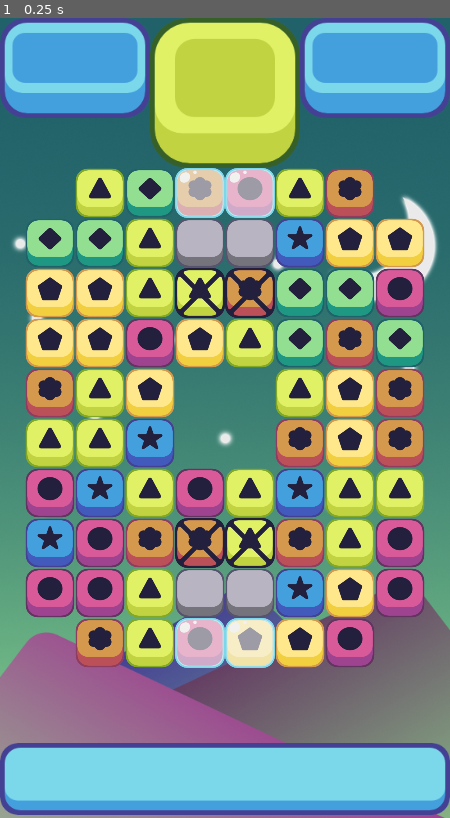
Above: before the commit, frame 1.
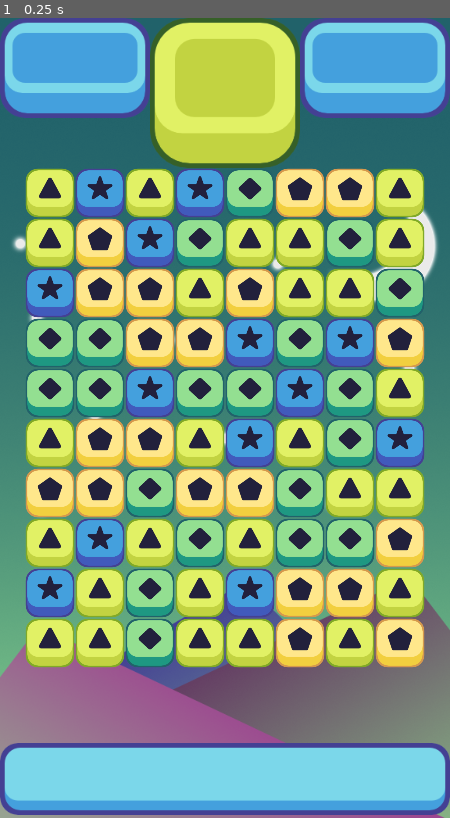
Above: after the commit, the same moment.

Repository: rodolfoafl/GODOT_Match3Game
Game: Godot game, scene res://Scenes/GameWindow.tscn
Two runs of this game, one before a commit and one after it. Both use one fixed random seed, a clock stepped at 60 frames per second and the inputs below.
Inputs:
- Up to frame 1 (0.25 s): no input

The runs differ from the first frame. In frame 1, 40% of the frame differs, in the area x 5-95%, y 18-82%.

Commit message:
29/01
Implemented base code for: Column Bombs, Row Bombs & Adjacent Bombs

Diff:
--- a/Scenes/BluePiece.tscn
+++ b/Scenes/BluePiece.tscn
@@ -1,12 +1,18 @@
-[gd_scene load_steps=3 format=2]
+[gd_scene load_steps=6 format=2]
 
 [ext_resource path="res://Scenes/Piece.tscn" type="PackedScene" id=1]
-[ext_resource path="res://Art/Pieces/Blue Piece.png" type="Texture" id=2]
+[ext_resource path="res://Art/Pieces/Blue Row.png" type="Texture" id=2]
+[ext_resource path="res://Art/Pieces/Blue Column.png" type="Texture" id=3]
+[ext_resource path="res://Art/Pieces/Blue Adjacent.png" type="Texture" id=4]
+[ext_resource path="res://Art/Pieces/Blue Piece.png" type="Texture" id=5]
 
-[node name="BluePiece" index="0" instance=ExtResource( 1 )]
+[node name="BluePiece" instance=ExtResource( 1 )]
 
 color = "Blue"
+row_bomb_texture = ExtResource( 2 )
+column_bomb_texture = ExtResource( 3 )
+adjacent_bomb_texture = ExtResource( 4 )
 
 [node name="Sprite" parent="." index="0"]
 
-texture = ExtResource( 2 )
+texture = ExtResource( 5 )
--- a/Scenes/GameWindow.tscn
+++ b/Scenes/GameWindow.tscn
@@ -7,6 +7,7 @@
 [ext_resource path="res://Scripts/IceHolder.gd" type="Script" id=5]
 [ext_resource path="res://Scripts/LockHolder.gd" type="Script" id=6]
 [ext_resource path="res://Scripts/ConcreteHolder.gd" type="Script" id=7]
+[ext_resource path="res://Scripts/SlimeHolder.gd" type="Script" id=8]
 
 [node name="GameWindow" type="Node2D" index="0"]
 
@@ -72,10 +73,11 @@
 y_start = 800
 offset = 64
 y_offset = 2
-empty_spaces = PoolVector2Array( 0, 0, 7, 0, 0, 9, 7, 9, 3, 4, 4, 4, 3, 5, 4, 5 )
-ice_spaces = PoolVector2Array( 3, 0, 4, 0, 3, 9, 4, 9 )
-lock_spaces = PoolVector2Array( 3, 2, 4, 2, 3, 7, 4, 7 )
-concrete_spaces = PoolVector2Array( 3, 1, 4, 1, 3, 8, 4, 8 )
+empty_spaces = PoolVector2Array(  )
+ice_spaces = PoolVector2Array(  )
+lock_spaces = PoolVector2Array(  )
+concrete_spaces = PoolVector2Array(  )
+slime_spaces = PoolVector2Array(  )
 
 [node name="IceHolder" type="Node2D" parent="." index="4"]
 
@@ -89,21 +91,25 @@
 
 script = ExtResource( 7 )
 
-[node name="DestroyTimer" type="Timer" parent="." index="7"]
+[node name="SlimeHolder" type="Node2D" parent="." index="7"]
+
+script = ExtResource( 8 )
+
+[node name="DestroyTimer" type="Timer" parent="." index="8"]
 
 process_mode = 1
 wait_time = 0.4
 one_shot = true
 autostart = false
 
-[node name="CollapseTimer" type="Timer" parent="." index="8"]
+[node name="CollapseTimer" type="Timer" parent="." index="9"]
 
 process_mode = 1
 wait_time = 0.4
 one_shot = true
 autostart = false
 
-[node name="RefillTimer" type="Timer" parent="." index="9"]
+[node name="RefillTimer" type="Timer" parent="." index="10"]
 
 process_mode = 1
 wait_time = 0.4
@@ -116,15 +122,21 @@
 
 [connection signal="create_lock" from="Grid" to="LockHolder" method="_on_Grid_create_lock"]
 
+[connection signal="create_slime" from="Grid" to="SlimeHolder" method="_on_Grid_create_slime"]
+
 [connection signal="damage_concrete" from="Grid" to="ConcreteHolder" method="_on_Grid_damage_concrete"]
 
 [connection signal="damage_ice" from="Grid" to="IceHolder" method="_on_Grid_damage_ice"]
 
 [connection signal="damage_lock" from="Grid" to="LockHolder" method="_on_Grid_damage_lock"]
 
+[connection signal="damage_slime" from="Grid" to="SlimeHolder" method="_on_Grid_damage_slime"]
+
 [connection signal="remove_lock" from="LockHolder" to="Grid" method="_on_LockHolder_remove_lock"]
 
 [connection signal="remove_concrete" from="ConcreteHolder" to="Grid" method="_on_ConcreteHolder_remove_concrete"]
+
+[connection signal="remove_slime" from="SlimeHolder" to="Grid" method="_on_SlimeHolder_remove_slime"]
 
 [connection signal="timeout" from="DestroyTimer" to="Grid" method="_on_DestroyTimer_timeout"]
 
--- a/Scenes/GreenPiece.tscn
+++ b/Scenes/GreenPiece.tscn
@@ -1,12 +1,18 @@
-[gd_scene load_steps=3 format=2]
+[gd_scene load_steps=6 format=2]
 
 [ext_resource path="res://Scenes/Piece.tscn" type="PackedScene" id=1]
-[ext_resource path="res://Art/Pieces/Green Piece.png" type="Texture" id=2]
+[ext_resource path="res://Art/Pieces/Green Row.png" type="Texture" id=2]
+[ext_resource path="res://Art/Pieces/Green Column.png" type="Texture" id=3]
+[ext_resource path="res://Art/Pieces/Green Adjacent.png" type="Texture" id=4]
+[ext_resource path="res://Art/Pieces/Green Piece.png" type="Texture" id=5]
 
-[node name="GreenPiece" index="0" instance=ExtResource( 1 )]
+[node name="GreenPiece" instance=ExtResource( 1 )]
 
 color = "Green"
+row_bomb_texture = ExtResource( 2 )
+column_bomb_texture = ExtResource( 3 )
+adjacent_bomb_texture = ExtResource( 4 )
 
 [node name="Sprite" parent="." index="0"]
 
-texture = ExtResource( 2 )
+texture = ExtResource( 5 )
--- a/Scenes/LightGreenPiece.tscn
+++ b/Scenes/LightGreenPiece.tscn
@@ -1,12 +1,18 @@
-[gd_scene load_steps=3 format=2]
+[gd_scene load_steps=6 format=2]
 
 [ext_resource path="res://Scenes/Piece.tscn" type="PackedScene" id=1]
-[ext_resource path="res://Art/Pieces/Light Green Piece.png" type="Texture" id=2]
+[ext_resource path="res://Art/Pieces/Light Green Row.png" type="Texture" id=2]
+[ext_resource path="res://Art/Pieces/Light Green Column.png" type="Texture" id=3]
+[ext_resource path="res://Art/Pieces/Light Green Adjacent.png" type="Texture" id=4]
+[ext_resource path="res://Art/Pieces/Light Green Piece.png" type="Texture" id=5]
 
-[node name="LightGreenPiece" index="0" instance=ExtResource( 1 )]
+[node name="LightGreenPiece" instance=ExtResource( 1 )]
 
 color = "LightGreen"
+row_bomb_texture = ExtResource( 2 )
+column_bomb_texture = ExtResource( 3 )
+adjacent_bomb_texture = ExtResource( 4 )
 
 [node name="Sprite" parent="." index="0"]
 
-texture = ExtResource( 2 )
+texture = ExtResource( 5 )
--- a/Scenes/OrangePiece.tscn
+++ b/Scenes/OrangePiece.tscn
@@ -1,12 +1,18 @@
-[gd_scene load_steps=3 format=2]
+[gd_scene load_steps=6 format=2]
 
 [ext_resource path="res://Scenes/Piece.tscn" type="PackedScene" id=1]
-[ext_resource path="res://Art/Pieces/Orange Piece.png" type="Texture" id=2]
+[ext_resource path="res://Art/Pieces/Orange Row.png" type="Texture" id=2]
+[ext_resource path="res://Art/Pieces/Orange Column.png" type="Texture" id=3]
+[ext_resource path="res://Art/Pieces/Orange Adjacent.png" type="Texture" id=4]
+[ext_resource path="res://Art/Pieces/Orange Piece.png" type="Texture" id=5]
 
-[node name="OrangePiece" index="0" instance=ExtResource( 1 )]
+[node name="OrangePiece" instance=ExtResource( 1 )]
 
 color = "Orange"
+row_bomb_texture = ExtResource( 2 )
+column_bomb_texture = ExtResource( 3 )
+adjacent_bomb_texture = ExtResource( 4 )
 
 [node name="Sprite" parent="." index="0"]
 
-texture = ExtResource( 2 )
+texture = ExtResource( 5 )
--- a/Scenes/Piece.tscn
+++ b/Scenes/Piece.tscn
@@ -6,6 +6,9 @@
 
 script = ExtResource( 1 )
 color = null
+row_bomb_texture = null
+column_bomb_texture = null
+adjacent_bomb_texture = null
 tween_speed = 0.25
 
 [node name="Sprite" type="Sprite" parent="." index="0"]
--- a/Scenes/PinkPiece.tscn
+++ b/Scenes/PinkPiece.tscn
@@ -1,12 +1,18 @@
-[gd_scene load_steps=3 format=2]
+[gd_scene load_steps=6 format=2]
 
 [ext_resource path="res://Scenes/Piece.tscn" type="PackedScene" id=1]
-[ext_resource path="res://Art/Pieces/Pink Piece.png" type="Texture" id=2]
+[ext_resource path="res://Art/Pieces/Pink Row.png" type="Texture" id=2]
+[ext_resource path="res://Art/Pieces/Pink Column.png" type="Texture" id=3]
+[ext_resource path="res://Art/Pieces/Pink Adjacent.png" type="Texture" id=4]
+[ext_resource path="res://Art/Pieces/Pink Piece.png" type="Texture" id=5]
 
-[node name="PinkPiece" index="0" instance=ExtResource( 1 )]
+[node name="PinkPiece" instance=ExtResource( 1 )]
 
 color = "Pink"
+row_bomb_texture = ExtResource( 2 )
+column_bomb_texture = ExtResource( 3 )
+adjacent_bomb_texture = ExtResource( 4 )
 
 [node name="Sprite" parent="." index="0"]
 
-texture = ExtResource( 2 )
+texture = ExtResource( 5 )
--- /dev/null
+++ b/Scenes/SlimeObstacle.tscn
@@ -0,0 +1,10 @@
+[gd_scene load_steps=3 format=2]
+
+[ext_resource path="res://Scenes/IceObstacle.tscn" type="PackedScene" id=1]
+[ext_resource path="res://Art/Obstacles/Slime.png" type="Texture" id=2]
+
+[node name="SlimeObstacle" index="0" instance=ExtResource( 1 )]
+
+[node name="Sprite" parent="." index="0"]
+
+texture = ExtResource( 2 )
--- a/Scenes/YellowPiece.tscn
+++ b/Scenes/YellowPiece.tscn
@@ -1,12 +1,18 @@
-[gd_scene load_steps=3 format=2]
+[gd_scene load_steps=6 format=2]
 
 [ext_resource path="res://Scenes/Piece.tscn" type="PackedScene" id=1]
-[ext_resource path="res://Art/Pieces/Yellow Piece.png" type="Texture" id=2]
+[ext_resource path="res://Art/Pieces/Yellow Row.png" type="Texture" id=2]
+[ext_resource path="res://Art/Pieces/Yellow Column.png" type="Texture" id=3]
+[ext_resource path="res://Art/Pieces/Yellow Adjacent.png" type="Texture" id=4]
+[ext_resource path="res://Art/Pieces/Yellow Piece.png" type="Texture" id=5]
 
 [node name="YellowPiece" index="0" instance=ExtResource( 1 )]
 
 color = "Yellow"
+row_bomb_texture = ExtResource( 2 )
+column_bomb_texture = ExtResource( 3 )
+adjacent_bomb_texture = ExtResource( 4 )
 
 [node name="Sprite" parent="." index="0"]
 
-texture = ExtResource( 2 )
+texture = ExtResource( 5 )
--- a/Scripts/ConcreteHolder.gd
+++ b/Scripts/ConcreteHolder.gd
@@ -29,11 +29,11 @@
 
 
 func _on_Grid_damage_concrete(grid_position):
-	var concrete_obstacle = concrete_pieces[grid_position.x][grid_position.y]
-
-	if(concrete_obstacle != null):
-		concrete_obstacle.take_damage(1)
-		if(concrete_obstacle.health <= 0):
-			concrete_pieces[grid_position.x][grid_position.y].queue_free()
-			concrete_pieces[grid_position.x][grid_position.y] = null
-			emit_signal("remove_concrete", grid_position)
+	if(concrete_pieces.size() != 0):
+		var concrete_obstacle = concrete_pieces[grid_position.x][grid_position.y]
+		if(concrete_obstacle != null):
+			concrete_obstacle.take_damage(1)
+			if(concrete_obstacle.health <= 0):
+				concrete_pieces[grid_position.x][grid_position.y].queue_free()
+				concrete_pieces[grid_position.x][grid_position.y] = null
+				emit_signal("remove_concrete", grid_position)
--- a/Scripts/Grid.gd
+++ b/Scripts/Grid.gd
@@ -1,6 +1,7 @@
 extends Node2D
 
 enum {wait, move}
+enum {column_bomb, row_bomb, adjacent_bomb, color_bomb}
 var state
 
 export (int) var width
@@ -16,6 +17,7 @@
 export (PoolVector2Array) var ice_spaces
 export (PoolVector2Array) var lock_spaces
 export (PoolVector2Array) var concrete_spaces
+export (PoolVector2Array) var slime_spaces
 
 signal damage_ice
 signal create_ice
@@ -23,22 +25,28 @@
 signal create_lock
 signal damage_concrete
 signal create_concrete
+signal damage_slime
+signal create_slime
 
 var possible_pieces = [
 	preload("res://Scenes/BluePiece.tscn"),
 	preload("res://Scenes/GreenPiece.tscn"),
 	preload("res://Scenes/YellowPiece.tscn"),
 	preload("res://Scenes/LightGreenPiece.tscn"),
-	preload("res://Scenes/OrangePiece.tscn"),
-	preload("res://Scenes/PinkPiece.tscn")
+	#preload("res://Scenes/OrangePiece.tscn"),
+	#preload("res://Scenes/PinkPiece.tscn")
 ]
 var all_pieces = []
+var current_matches = []
 
 var piece_one = null
 var piece_two = null
 var last_place = Vector2(0, 0)
 var last_direction = Vector2(0, 0)
 var move_checked = false
+
+var damaged_slime = false
+var first_round = true
 
 var first_touch = Vector2(0, 0)
 var last_touch = Vector2(0, 0)
@@ -52,6 +60,7 @@
 	spawn_ice_obstacles()
 	spawn_lock_obstacles()
 	spawn_concrete_obstacles()
+	spawn_slime_obstacles()
 
 func _process(delta):
 	if(state == move):
@@ -68,6 +77,10 @@
 func spawn_concrete_obstacles():
 	for i in concrete_spaces.size():
 		emit_signal("create_concrete", concrete_spaces[i])
+
+func spawn_slime_obstacles():
+	for i in slime_spaces.size():
+		emit_signal("create_slime", slime_spaces[i])
 
 func make_2d_array():
 	var array = []
@@ -81,6 +94,8 @@
 	if(is_in_array(empty_spaces, place)):
 		return true
 	if(is_in_array(concrete_spaces, place)):
+		return true
+	if(is_in_array(slime_spaces, place)):
 		return true
 	return false
 
@@ -112,7 +127,6 @@
 					piece.position = grid_to_pixel(i, j + y_offset)
 					piece.move(grid_to_pixel(i, j))
 					all_pieces[i][j] = piece
-
 	after_refill()
 
 func grid_to_pixel(column, row):
@@ -183,8 +197,81 @@
 				if(match_at(i,j, all_pieces[i][j].color)):
 					find_matches()
 					return
+	if(!damaged_slime && !first_round):
+		generate_slime()
+	first_round = false
+	damaged_slime = false
 	move_checked = false
 	state = move
+
+func generate_slime():
+	if(slime_spaces.size() > 0):
+		var slime_made = false
+		var tracker = 0
+		while(!slime_made && tracker < 100):
+			var random_num = floor(rand_range(0, slime_spaces.size()))
+			var current_x = slime_spaces[random_num].x
+			var current_y = slime_spaces[random_num].y
+			var neighbor = find_normal_neighbor(current_x, current_y)
+			if(neighbor != null):
+				all_pieces[neighbor.x][neighbor.y].queue_free()
+				all_pieces[neighbor.x][neighbor.y] = null
+				slime_spaces.append(Vector2(neighbor.x, neighbor.y))
+				emit_signal("create_slime", Vector2(neighbor.x, neighbor.y))
+				slime_made = true
+			tracker += 1
+	pass
+
+func find_normal_neighbor(column, row):
+	var possible_neighbor = []
+
+	if(is_in_grid(Vector2(column + 1, row))):
+		if(all_pieces[column + 1][row] != null):
+			possible_neighbor.append(Vector2(column + 1, row))
+	if(is_in_grid(Vector2(column - 1, row))):
+		if(all_pieces[column - 1][row] != null):
+			possible_neighbor.append(Vector2(column - 1, row))
+	if(is_in_grid(Vector2(column, row + 1))):
+		if(all_pieces[column][row + 1] != null):
+			possible_neighbor.append(Vector2(column, row + 1))
+	if(is_in_grid(Vector2(column, row - 1))):
+		if(all_pieces[column][row - 1] != null):
+			possible_neighbor.append(Vector2(column, row - 1))
+
+	if(possible_neighbor.size() > 0):
+		var rand = floor(rand_range(0, possible_neighbor.size()))
+		if(possible_neighbor[rand] != null):
+			return possible_neighbor[rand]
+	return null
+
+func match_all_in_column(column):
+	for i in height:
+		if(all_pieces[column][i] != null):
+			if(all_pieces[column][i].is_row_bomb):
+				match_all_in_row(i)
+			if(all_pieces[column][i].is_adjacent_bomb):
+				find_adjacent_pieces(column, i)
+			all_pieces[column][i].matched = true
+
+func match_all_in_row(row):
+	for i in width:
+		if(all_pieces[i][row] != null):
+			if(all_pieces[i][row].is_column_bomb):
+				match_all_in_column(i)
+			if(all_pieces[i][row].is_adjacent_bomb):
+				find_adjacent_pieces(i, row)
+			all_pieces[i][row].matched = true
+
+func find_adjacent_pieces(column, row):
+	for i in range(-1, 2):
+		for j in range(-1, 2):
+			if(is_in_grid(Vector2(column + i, row + j))):
+				if(all_pieces[column + i][row + j]!= null):
+					if(all_pieces[column + i][row + j].is_column_bomb):
+						match_all_in_column(column + i)
+					if(all_pieces[column + i][row + j].is_row_bomb):
+						match_all_in_row(row + j)
+					all_pieces[column + i][row + j].matched = true
 
 func touch_difference(first_pos_grid, last_pos_grid):
 	var difference = last_pos_grid - first_pos_grid
@@ -214,26 +301,35 @@
 					if(!is_piece_null(i - 1, j) && !is_piece_null(i + 1, j)):
 						if(all_pieces[i - 1][j].color == current_color && all_pieces[i + 1][j].color == current_color):
 							match_in_axis(i, j, all_pieces, "h")
-#							match_and_dim(all_pieces[i - 1][j])
-#							match_and_dim(all_pieces[i][j])
-#							match_and_dim(all_pieces[i + 1][j])
 				if(j > 0 && j < height - 1):
 					if(!is_piece_null(i, j - 1) && !is_piece_null(i, j + 1)):
 						if(all_pieces[i][j - 1].color == current_color && all_pieces[i][j + 1].color == current_color):
 							match_in_axis(i, j, all_pieces, "v")
-#							match_and_dim(all_pieces[i][j - 1])
-#							match_and_dim(all_pieces[i][j])
-#							match_and_dim(all_pieces[i][j + 1])
-
+
+	get_bombed_pieces()
 	get_parent().get_node("DestroyTimer").start()
+
+func get_bombed_pieces():
+	for i in width:
+		for j in height:
+			if(all_pieces[i][j] != null):
+				if(all_pieces[i][j].matched):
+					if(all_pieces[i][j].is_column_bomb):
+						match_all_in_column(i)
+					elif(all_pieces[i][j].is_row_bomb):
+						match_all_in_row(j)
+					elif(all_pieces[i][j].is_adjacent_bomb):
+						find_adjacent_pieces(i, j)
 
 func match_in_axis(column, row, array, axis):
 	if(axis == "v"):
 		for i in range(row - 1, row + 2):
 			match_and_dim(array[column][i])
+			add_to_array(Vector2(column, i), current_matches)
 	if(axis == "h"):
 		for i in range(column - 1, column + 2):
 			match_and_dim(array[i][row])
+			add_to_array(Vector2(i, row), current_matches)
 
 func is_piece_null(column, row):
 	if(all_pieces[column][row] == null):
@@ -244,7 +340,66 @@
 	item.matched = true
 	item.dim()
 
+func find_bombs():
+	for i in current_matches.size():
+		var column_matched = 0
+		var row_matched = 0
+		var current_column = current_matches[i].x
+		var current_row = current_matches[i].y
+		var current_color = all_pieces[current_column][current_row].color
+		for j in current_matches.size():
+			var this_column = current_matches[j].x
+			var this_row = current_matches[j].y
+			var this_color = all_pieces[this_column][this_row].color
+			if(this_column == current_column && this_color == current_color):
+				column_matched += 1
+			if(this_row == current_row && this_color == current_color):
+				row_matched += 1
+
+		if(column_matched == 4):
+			print("row bomb")
+			make_bomb(row_bomb, current_color)
+
+		if(row_matched == 4):
+			print("column bomb")
+			make_bomb(column_bomb, current_color)
+
+		if(column_matched == 3 && row_matched == 3):
+			print("adjacent bomb")
+			make_bomb(adjacent_bomb, current_color)
+
+		if(column_matched == 5 && row_matched == 5):
+			print("color bomb")
+
+func make_bomb(bomb_type, color):
+	# CURRENTLY, ONLY WHEN THE PLAYER SWAP PIECES BOMBS ARE CREATED.
+	# IDEALLY, IT SHOULD ALSO HAPPEN WHEN THE GRIND REFILLS ITSELF.
+	print("--make_bomb--")
+	for i in current_matches.size():
+		var current_column = current_matches[i].x
+		var current_row = current_matches[i].y
+		if(all_pieces[current_column][current_row] == piece_one && piece_one.color == color):
+			print("changing piece_one")
+			piece_one.matched = false
+			change_bomb(bomb_type, piece_one)
+		if(all_pieces[current_column][current_row] == piece_two && piece_two.color == color):
+			print("changing piece_two")
+			piece_two.matched = false
+			change_bomb(bomb_type, piece_two)
+
+func change_bomb(bomb_type, piece):
+	print("--change_bomb--")
+	match(bomb_type):
+		column_bomb:
+			piece.create_column_bomb()
+		row_bomb:
+			piece.create_row_bomb()
+		adjacent_bomb:
+			piece.create_adjacent_bomb()
+
+
 func destroy_matched():
+	find_bombs()
 	var was_matched = false
 	for i in width:
 		for j in height:
@@ -259,11 +414,17 @@
 		get_parent().get_node("CollapseTimer").start()
 	else:
 		swap_back()
+	current_matches.clear()
+
+func add_to_array(value, array_to_add):
+	if(!array_to_add.has(value)):
+		array_to_add.append(value)
 
 func damage_special(column, row):
 	emit_signal("damage_ice", Vector2(column, row))
 	emit_signal("damage_lock", Vector2(column, row))
 	check_concrete(column, row)
+	check_slime(column, row)
 
 func collapse_columns():
 	for i in width:
@@ -287,6 +448,15 @@
 	if(row > 0):
 		emit_signal("damage_concrete", Vector2(column, row - 1))
 
+func check_slime(column, row):
+	if(column < width - 1):
+		emit_signal("damage_slime", Vector2(column + 1, row))
+	if(column > 0):
+		emit_signal("damage_slime", Vector2(column - 1, row))
+	if(row < height - 1):
+		emit_signal("damage_slime", Vector2(column, row + 1))
+	if(row > 0):
+		emit_signal("damage_slime", Vector2(column, row - 1))
 
 func remove_from_array(array, item):
 	for i in range(array.size() -1, -1, -1):
@@ -308,3 +478,7 @@
 
 func _on_ConcreteHolder_remove_concrete(place):
 	concrete_spaces = remove_from_array(concrete_spaces, place)
+
+func _on_SlimeHolder_remove_slime(place):
+	damaged_slime = true
+	slime_spaces = remove_from_array(slime_spaces, place)
--- a/Scripts/IceHolder.gd
+++ b/Scripts/IceHolder.gd
@@ -26,10 +26,10 @@
 
 
 func _on_Grid_damage_ice(grid_position):
-	var ice_obstacle = ice_pieces[grid_position.x][grid_position.y]
-
-	if(ice_obstacle != null):
-		ice_obstacle.take_damage(1)
-		if(ice_obstacle.health <= 0):
-			ice_pieces[grid_position.x][grid_position.y].queue_free()
-			ice_pieces[grid_position.x][grid_position.y] = null
+	if(ice_pieces.size() != 0):
+		var ice_obstacle = ice_pieces[grid_position.x][grid_position.y]
+		if(ice_obstacle != null):
+			ice_obstacle.take_damage(1)
+			if(ice_obstacle.health <= 0):
+				ice_pieces[grid_position.x][grid_position.y].queue_free()
+				ice_pieces[grid_position.x][grid_position.y] = null
--- a/Scripts/LockHolder.gd
+++ b/Scripts/LockHolder.gd
@@ -29,11 +29,11 @@
 
 
 func _on_Grid_damage_lock(grid_position):
-	var lock_obstacle = lock_pieces[grid_position.x][grid_position.y]
-
-	if(lock_obstacle != null):
-		lock_obstacle.take_damage(1)
-		if(lock_obstacle.health <= 0):
-			lock_pieces[grid_position.x][grid_position.y].queue_free()
-			lock_pieces[grid_position.x][grid_position.y] = null
-			emit_signal("remove_lock", grid_position)
+	if(lock_pieces.size() != 0):
+		var lock_obstacle = lock_pieces[grid_position.x][grid_position.y]
+		if(lock_obstacle != null):
+			lock_obstacle.take_damage(1)
+			if(lock_obstacle.health <= 0):
+				lock_pieces[grid_position.x][grid_position.y].queue_free()
+				lock_pieces[grid_position.x][grid_position.y] = null
+				emit_signal("remove_lock", grid_position)
--- a/Scripts/Piece.gd
+++ b/Scripts/Piece.gd
@@ -1,7 +1,15 @@
 extends Node2D
 
 export (String) var color
+export (Texture) var row_bomb_texture
+export (Texture) var column_bomb_texture
+export (Texture) var adjacent_bomb_texture
+
 export (float) var tween_speed
+
+var is_row_bomb = false
+var is_column_bomb = false
+var is_adjacent_bomb = false
 
 var move_tween
 var matched = false
@@ -16,3 +24,18 @@
 func dim():
 	var sprite = $Sprite
 	sprite.modulate = Color(1, 1, 1, .5)
+
+func create_column_bomb():
+	is_column_bomb = true
+	$Sprite.texture = column_bomb_texture
+	$Sprite.modulate = Color(1, 1, 1, 1)
+
+func create_row_bomb():
+	is_row_bomb = true
+	$Sprite.texture = row_bomb_texture
+	$Sprite.modulate = Color(1, 1, 1, 1)
+
+func create_adjacent_bomb():
+	is_adjacent_bomb = true
+	$Sprite.texture = adjacent_bomb_texture
+	$Sprite.modulate = Color(1, 1, 1, 1)
--- /dev/null
+++ b/Scripts/SlimeHolder.gd
@@ -0,0 +1,39 @@
+extends Node2D
+
+signal remove_slime
+
+var slime_pieces = []
+var width = 8
+var height = 10
+var slime = preload("res://Scenes/SlimeObstacle.tscn")
+
+func _ready():
+	pass
+
+func make_2d_array():
+	var array = []
+	for i in width:
+		array.append([])
+		for j in height:
+			array[i].append(null)
+	return array
+
+func _on_Grid_create_slime(grid_position):
+	if(slime_pieces.size() == 0):
+		slime_pieces = make_2d_array()
+	var current = slime.instance()
+	add_child(current)
+
+	current.position = Vector2(grid_position.x * 64 + 64, -grid_position.y * 64 + 800)
+	slime_pieces[grid_position.x][grid_position.y] = current
+
+
+func _on_Grid_damage_slime(grid_position):
+	if(slime_pieces.size() != 0):
+		var slime_obstacle = slime_pieces[grid_position.x][grid_position.y]
+		if(slime_obstacle != null):
+			slime_obstacle.take_damage(1)
+			if(slime_obstacle.health <= 0):
+				slime_pieces[grid_position.x][grid_position.y].queue_free()
+				slime_pieces[grid_position.x][grid_position.y] = null
+				emit_signal("remove_slime", grid_position)
Not shown: 1 places in Scenes/GameWindow.tscn that only renumber resources
